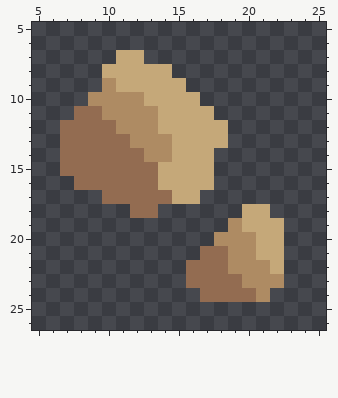
One commit to this pixel-art sprite: assets/sprites/blocks/environment/outcrops/limestone-outcrop-broken.png. The picture above was drawn from the file before the commit.
The file is 32x32 pixels. Shown: x 5..25, y 5..26.
The result:
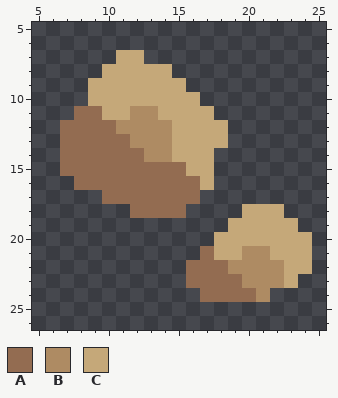
Palette (. is transparent): A #936c51  B #ae8b63  C #c5a879
Diff:
@@ x 5..25 @@
  8 .....CCCCC...........
- 9 .....BCCCCC..........
-10 ....BBBBCCCC.........
-11 ...AABBBBCCCC........
-12 ..AAAABBBCCCCC.......
+ 9 ....CCCCCCC..........
+10 ....CCCCCCCC.........
+11 ...AACCBBCCCC........
+12 ..AAAABBBBCCCC.......
 13 ..AAAAABBBCCCC.......
 14 ..AAAAAABBCCC........
-15 ..AAAAAAACCCC........
-16 ...AAAAAACCCC........
-17 .....AAAAACC.........
-18 .......AA......CC....
-19 ..............BCCC...
-20 .............BBBCC...
-21 ............AABBCC...
-22 ...........AAABBBC...
-23 ...........AAAABBB...
+15 ..AAAAAAAAACC........
+16 ...AAAAAAAAAC........
+17 .....AAAAAAA.........
+18 .......AAAA....CCC...
+19 ..............CCCCC..
+20 .............CCCCCCC.
+21 ............ACCBBCCC.
+22 ...........AAABBBBCC.
+23 ...........AAAABBBC..
 24 ............AAAAB....
Changed places in both pictures, as pixel boxes (x1, y1, x2, y2):
changed: (88, 78, 312, 288)
